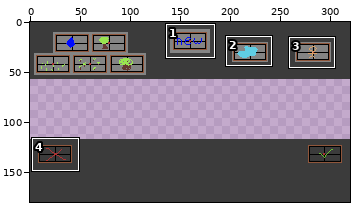
Two states of a sprite sheet, texture-packer/raw/prepare/background.png. The first picture is a wide view before the edit; the outline marks the close-up.
Close-up. Earlier state:
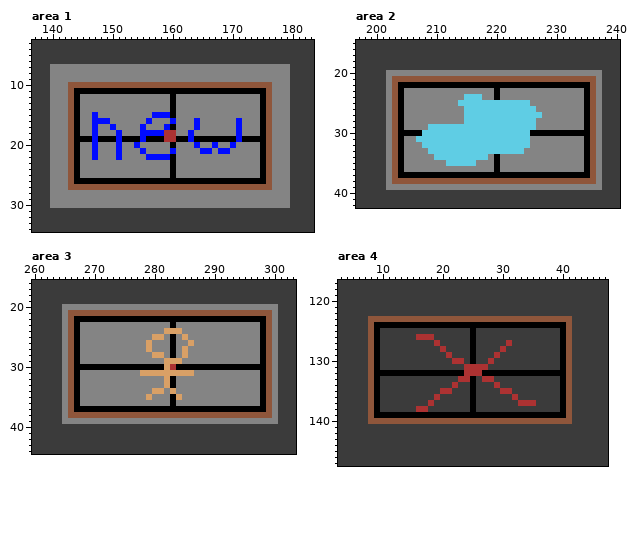
The file is 320x180 pixels. Shown: area 1: x 137..183, y 3..34; area 2: x 197..240, y 15..42; area 3: x 260..303, y 16..44; area 4: x 3..47, y 117..147. The commit also changed other parts of the picture, which this record leaves out.
The same view after the edit:
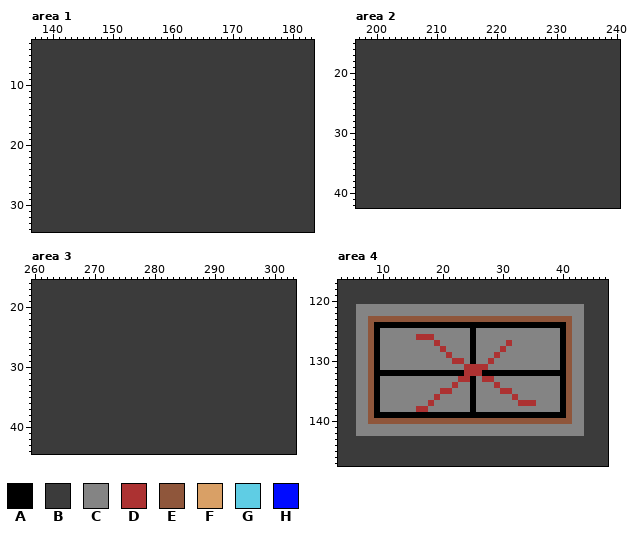
Palette (. is transparent): A #000000  B #3b3b3b  C #848484  D #ac3232  E #8f563b  F #d9a066  G #5fcde4  H #000bff
Change:
Changed rows in their new state; - is an unchanged pixel.
Area 1:
first column x 140:
 7 BBBBBBBBBBBBBBBBBBBBBBBBBBBBBBBBBBBBBBBB
 8 BBBBBBBBBBBBBBBBBBBBBBBBBBBBBBBBBBBBBBBB
 9 BBBBBBBBBBBBBBBBBBBBBBBBBBBBBBBBBBBBBBBB
10 BBBBBBBBBBBBBBBBBBBBBBBBBBBBBBBBBBBBBBBB
11 BBBBBBBBBBBBBBBBBBBBBBBBBBBBBBBBBBBBBBBB
12 BBBBBBBBBBBBBBBBBBBBBBBBBBBBBBBBBBBBBBBB
13 BBBBBBBBBBBBBBBBBBBBBBBBBBBBBBBBBBBBBBBB
14 BBBBBBBBBBBBBBBBBBBBBBBBBBBBBBBBBBBBBBBB
15 BBBBBBBBBBBBBBBBBBBBBBBBBBBBBBBBBBBBBBBB
16 BBBBBBBBBBBBBBBBBBBBBBBBBBBBBBBBBBBBBBBB
17 BBBBBBBBBBBBBBBBBBBBBBBBBBBBBBBBBBBBBBBB
18 BBBBBBBBBBBBBBBBBBBBBBBBBBBBBBBBBBBBBBBB
19 BBBBBBBBBBBBBBBBBBBBBBBBBBBBBBBBBBBBBBBB
20 BBBBBBBBBBBBBBBBBBBBBBBBBBBBBBBBBBBBBBBB
21 BBBBBBBBBBBBBBBBBBBBBBBBBBBBBBBBBBBBBBBB
22 BBBBBBBBBBBBBBBBBBBBBBBBBBBBBBBBBBBBBBBB
23 BBBBBBBBBBBBBBBBBBBBBBBBBBBBBBBBBBBBBBBB
24 BBBBBBBBBBBBBBBBBBBBBBBBBBBBBBBBBBBBBBBB
25 BBBBBBBBBBBBBBBBBBBBBBBBBBBBBBBBBBBBBBBB
26 BBBBBBBBBBBBBBBBBBBBBBBBBBBBBBBBBBBBBBBB
27 BBBBBBBBBBBBBBBBBBBBBBBBBBBBBBBBBBBBBBBB
28 BBBBBBBBBBBBBBBBBBBBBBBBBBBBBBBBBBBBBBBB
29 BBBBBBBBBBBBBBBBBBBBBBBBBBBBBBBBBBBBBBBB
30 BBBBBBBBBBBBBBBBBBBBBBBBBBBBBBBBBBBBBBBB
Area 2:
first column x 202:
20 BBBBBBBBBBBBBBBBBBBBBBBBBBBBBBBBBBBB
21 BBBBBBBBBBBBBBBBBBBBBBBBBBBBBBBBBBBB
22 BBBBBBBBBBBBBBBBBBBBBBBBBBBBBBBBBBBB
23 BBBBBBBBBBBBBBBBBBBBBBBBBBBBBBBBBBBB
24 BBBBBBBBBBBBBBBBBBBBBBBBBBBBBBBBBBBB
25 BBBBBBBBBBBBBBBBBBBBBBBBBBBBBBBBBBBB
26 BBBBBBBBBBBBBBBBBBBBBBBBBBBBBBBBBBBB
27 BBBBBBBBBBBBBBBBBBBBBBBBBBBBBBBBBBBB
28 BBBBBBBBBBBBBBBBBBBBBBBBBBBBBBBBBBBB
29 BBBBBBBBBBBBBBBBBBBBBBBBBBBBBBBBBBBB
30 BBBBBBBBBBBBBBBBBBBBBBBBBBBBBBBBBBBB
31 BBBBBBBBBBBBBBBBBBBBBBBBBBBBBBBBBBBB
32 BBBBBBBBBBBBBBBBBBBBBBBBBBBBBBBBBBBB
33 BBBBBBBBBBBBBBBBBBBBBBBBBBBBBBBBBBBB
34 BBBBBBBBBBBBBBBBBBBBBBBBBBBBBBBBBBBB
35 BBBBBBBBBBBBBBBBBBBBBBBBBBBBBBBBBBBB
36 BBBBBBBBBBBBBBBBBBBBBBBBBBBBBBBBBBBB
37 BBBBBBBBBBBBBBBBBBBBBBBBBBBBBBBBBBBB
38 BBBBBBBBBBBBBBBBBBBBBBBBBBBBBBBBBBBB
39 BBBBBBBBBBBBBBBBBBBBBBBBBBBBBBBBBBBB
Area 3:
first column x 265:
20 BBBBBBBBBBBBBBBBBBBBBBBBBBBBBBBBBBBB
21 BBBBBBBBBBBBBBBBBBBBBBBBBBBBBBBBBBBB
22 BBBBBBBBBBBBBBBBBBBBBBBBBBBBBBBBBBBB
23 BBBBBBBBBBBBBBBBBBBBBBBBBBBBBBBBBBBB
24 BBBBBBBBBBBBBBBBBBBBBBBBBBBBBBBBBBBB
25 BBBBBBBBBBBBBBBBBBBBBBBBBBBBBBBBBBBB
26 BBBBBBBBBBBBBBBBBBBBBBBBBBBBBBBBBBBB
27 BBBBBBBBBBBBBBBBBBBBBBBBBBBBBBBBBBBB
28 BBBBBBBBBBBBBBBBBBBBBBBBBBBBBBBBBBBB
29 BBBBBBBBBBBBBBBBBBBBBBBBBBBBBBBBBBBB
30 BBBBBBBBBBBBBBBBBBBBBBBBBBBBBBBBBBBB
31 BBBBBBBBBBBBBBBBBBBBBBBBBBBBBBBBBBBB
32 BBBBBBBBBBBBBBBBBBBBBBBBBBBBBBBBBBBB
33 BBBBBBBBBBBBBBBBBBBBBBBBBBBBBBBBBBBB
34 BBBBBBBBBBBBBBBBBBBBBBBBBBBBBBBBBBBB
35 BBBBBBBBBBBBBBBBBBBBBBBBBBBBBBBBBBBB
36 BBBBBBBBBBBBBBBBBBBBBBBBBBBBBBBBBBBB
37 BBBBBBBBBBBBBBBBBBBBBBBBBBBBBBBBBBBB
38 BBBBBBBBBBBBBBBBBBBBBBBBBBBBBBBBBBBB
39 BBBBBBBBBBBBBBBBBBBBBBBBBBBBBBBBBBBB
Area 4:
first column x 6:
121 CCCCCCCCCCCCCCCCCCCCCCCCCCCCCCCCCCCCCC
122 CCCCCCCCCCCCCCCCCCCCCCCCCCCCCCCCCCCCCC
123 CC----------------------------------CC
124 CC----------------------------------CC
125 CC--CCCCCCCCCCCCCCC-CCCCCCCCCCCCCC--CC
126 CC--CCCCCC---CCCCCC-CCCCCCCCCCCCCC--CC
127 CC--CCCCCCCCC-CCCCC-CCCCC-CCCCCCCC--CC
128 CC--CCCCCCCCCC-CCCC-CCCC-CCCCCCCCC--CC
129 CC--CCCCCCCCCCC-CCC-CCC-CCCCCCCCCC--CC
130 CC--CCCCCCCCCCCC--C-CC-CCCCCCCCCCC--CC
131 CC--CCCCCCCCCCCCCC----CCCCCCCCCCCC--CC
132 CC----------------------------------CC
133 CC--CCCCCCCCCCCCC---C--CCCCCCCCCCC--CC
134 CC--CCCCCCCCCCCC-CC-CCC-CCCCCCCCCC--CC
135 CC--CCCCCCCCCC--CCC-CCCC--CCCCCCCC--CC
136 CC--CCCCCCCCC-CCCCC-CCCCCC-CCCCCCC--CC
137 CC--CCCCCCCC-CCCCCC-CCCCCCC---CCCC--CC
138 CC--CCCCCC--CCCCCCC-CCCCCCCCCCCCCC--CC
139 CC----------------------------------CC
140 CC----------------------------------CC
141 CCCCCCCCCCCCCCCCCCCCCCCCCCCCCCCCCCCCCC
142 CCCCCCCCCCCCCCCCCCCCCCCCCCCCCCCCCCCCCC
Pixel boxes of the changes (left, top, right, bottom) in both close-ups:
changed: (50, 64, 290, 208)
changed: (386, 70, 602, 190)
changed: (62, 304, 278, 424)
changed: (356, 304, 584, 436)
